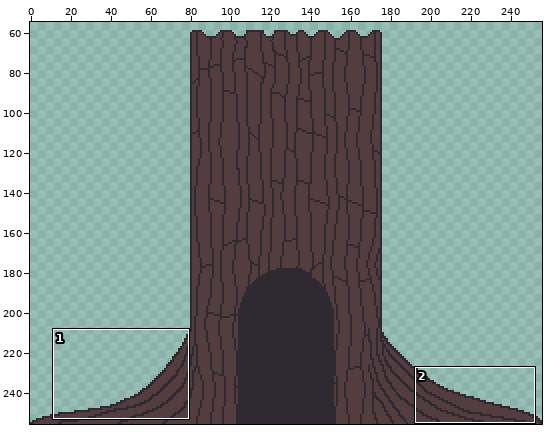
A pixel-art file gets an edit: Project/assets/world/building1.aseprite. Above: a wide view before the commit, with the close-up outlined.
Close-up. Earlier state:
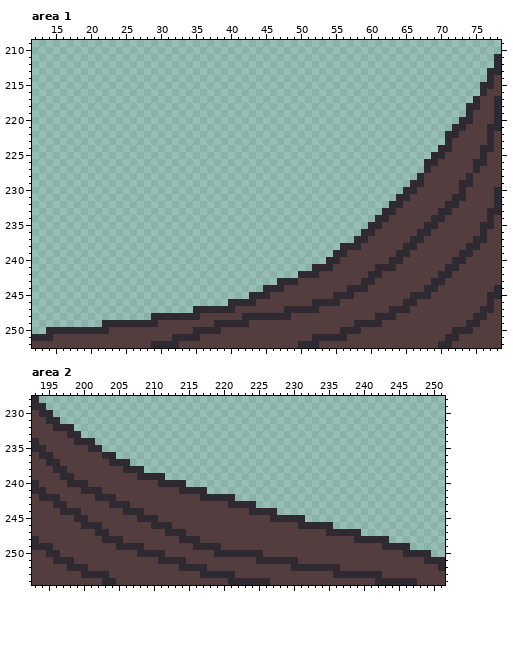
256x256 pixels, 1 frame. Colours within 5 levels of each other are drawn and written as one. Shown: area 1: x 12..78, y 209..252; area 2: x 193..251, y 228..254. The wide view leaves out empty margins.
After the commit:
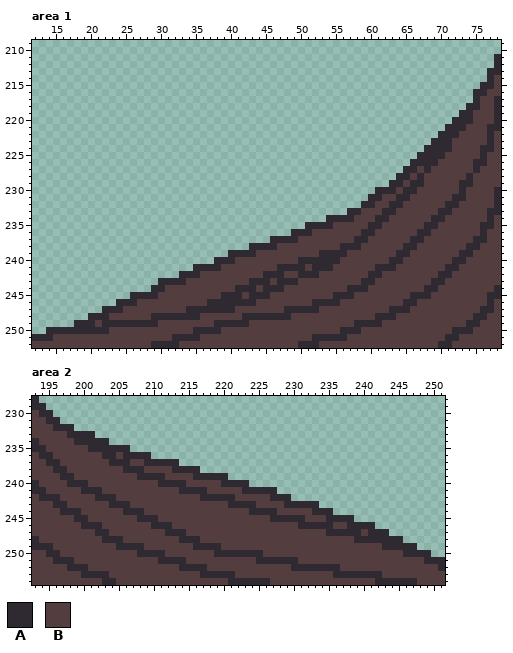
Palette (. is transparent): A #2f2931  B #533d3f
Diff:
layer "roots2" now shown
--- area 1, layer "roots2"
@@ x 12..78 @@
 215 ................................................................AAB
-216 ................................................................ABB
+216 ...............................................................AABB
 217 ...............................................................ABBA
 218 ..............................................................AABBA
-219 ..............................................................ABBBA
-220 .............................................................AABBBA
-221 ............................................................AABBBAA
-222 ...........................................................AABBBBAB
-223 ...........................................................ABBBBBAB
-224 ..........................................................AABBBBAAB
-225 .........................................................AABBBBBABB
-226 ........................................................AABBBBBAABB
-227 ........................................................ABBBBBBABBB
-228 .......................................................ABBBBBBABBBB
-229 ......................................................AABBBBBAABBBB
-230 .....................................................AABBBBBBABBBBA
-231 ....................................................AABBBBBBAABBBBA
-232 ...................................................AABBBBBBAABBBBBA
-233 ..................................................AABBBBBBAABBBBBAA
-234 .................................................AABBBBBBAABBBBBBAB
-235 ................................................AABBBBBBAABBBBBBAAB
-236 ...............................................AABBBBBBAABBBBBBBABB
-237 ..............................................AABBBBBBAABBBBBBBAABB
-238 ............................................AAABBBBBBAABBBBBBBAABBB
-239 ...........................................AABBBBBBBAABBBBBBBAABBBB
-240 ..........................................AABBBBBBBAABBBBBBBAABBBBB
-241 ........................................AAABBBBBBAAABBBBBBBAABBBBBB
-242 ......................................AAABBBBBBBAABBBBBBBBAABBBBBBB
-243 ...................................AAABBBBBBBBBAABBBBBBBBAABBBBBBBB
-244 .................................AAABBBBBBBBBAAABBBBBBBBAABBBBBBBBA
-245 ...............................AAABBBBBBBBBAAABBBBBBBBAAABBBBBBBBAA
-246 ............................AAAABBBBBBBBAAAABBBBBBBBBAABBBBBBBBBBAB
-247 .......................AAAAAABBBBBBBAAAAABBBBBBBBBBAAABBBBBBBBBBAAB
-248 .................AAAAAAABBBBBBAAAAAAABBBBBBBBBBBBAAABBBBBBBBBBBAABB
-249 ..........AAAAAAAABBBBBBBBAAAAABBBBBBBBBBBBBBBAAAABBBBBBBBBBBBAABBB
+219 .............................................................AABBBA
+220 ............................................................AAABBBA
+221 ...........................................................AAABBBAA
+222 ..........................................................AAABBBBAB
+223 .........................................................AAABBBBBAB
+224 ........................................................AAAABBBBAAB
+225 .......................................................AAAABBBBBABB
+226 ......................................................AAAABBBBBAABB
+227 .....................................................AABABBBBBBABBB
+228 ....................................................AABABBBBBBABBBB
+229 ...................................................AABAABBBBBAABBBB
+230 .................................................AAABAABBBBBBABBBBA
+231 ................................................AABBAABBBBBBAABBBBA
+232 ...............................................AABBAABBBBBBAABBBBBA
+233 .............................................AABBBAABBBBBBAABBBBBAA
+234 ..........................................AAAABBBAABBBBBBAABBBBBBAB
+235 .......................................AAAABBBBBAABBBBBBAABBBBBBAAB
+236 .....................................AAABBBBBBBAABBBBBBAABBBBBBBABB
+237 ..................................AAAABBBBBBBBAABBBBBBAABBBBBBBAABB
+238 ...............................AAAABBBBBBBBBAAABBBBBBAABBBBBBBAABBB
+239 ............................AAAABBBBBBBBBAAAABBBBBBBAABBBBBBBAABBBB
+240 ..........................AAABBBBBBBBBAAAAAABBBBBBBAABBBBBBBAABBBBB
+241 .......................AAAABBBBBBBBAAAABAAABBBBBBAAABBBBBBBAABBBBBB
+242 .....................AAABBBBBBBBBAAABBAAABBBBBBBAABBBBBBBBAABBBBBBB
+243 ..................AAAABBBBBBBBBAAABAAABBBBBBBBBAABBBBBBBBAABBBBBBBB
+244 .................AABBBBBBBBBBAAABAAABBBBBBBBBAAABBBBBBBBAABBBBBBBBA
+245 ..............AAAABBBBBBBBBAAABAAABBBBBBBBBAAABBBBBBBBAAABBBBBBBBAA
+246 ............AAABBBBBBBBBBAAAAAAABBBBBBBBAAAABBBBBBBBBAABBBBBBBBBBAB
+247 ..........AAABBBBBBBBBAAAAAAABBBBBBBAAAAABBBBBBBBBBAAABBBBBBBBBBAAB
+248 ........AAABBBBBBAAAAAAABBBBBBAAAAAAABBBBBBBBBBBBAAABBBBBBBBBBBAABB
+249 ......AAABAAAAAAAABBBBBBBBAAAAABBBBBBBBBBBBBBBAAAABBBBBBBBBBBBAABBB
 250 ..AAAAAAAAABBBBBBBBBBBBAAAABBBBBBBBBBBBBBBBBAAABBBBBBBBBBBBBAAABBBB
--- area 2, layer "roots2"
@@ x 193..251 @@
 232 BBBAAA.....................................................
-233 BBBBBAA....................................................
-234 ABBBBBAAA..................................................
-235 AABBBBBBAA.................................................
-236 BAABBBBBBBAA...............................................
-237 BBAABBBBBBBAAA.............................................
-238 BBBAABBBBBBBBAAA...........................................
-239 BBBBAABBBBBBBBBAAAA........................................
-240 ABBBBAAABBBBBBBBBBAAAA.....................................
-241 AABBBBBAAABBBBBBBBBBBAAAA..................................
-242 BAAABBBBBAAABBBBBBBBBBBBAAAAA..............................
-243 BBBAABBBBBBAAABBBBBBBBBBBBBBAAAA...........................
-244 BBBBAAABBBBBBAAABBBBBBBBBBBBBBBAAAA........................
-245 BBBBBBAABBBBBBBAAABBBBBBBBBBBBBBBBAAAAA....................
-246 BBBBBBBAAABBBBBBBAAABBBBBBBBBBBBBBBBBBAAAAA................
-247 BBBBBBBBBAABBBBBBBBAAABBBBBBBBBBBBBBBBBBBBAAAAA............
-248 ABBBBBBBBBAAABBBBBBBBAAABBBBBBBBBBBBBBBBBBBBBBAAAAA........
-249 AAABBBBBBBBBAAAABBBBBBBAAAABBBBBBBBBBBBBBBBBBBBBBBAAAA.....
+233 BBBBBAAAA..................................................
+234 ABBBBBAAAAA................................................
+235 AABBBBBBAAAAAA.............................................
+236 BAABBBBBBBAABAAAA..........................................
+237 BBAABBBBBBBAAABBAAAAA......................................
+238 BBBAABBBBBBBBAAABBBBAAAA...................................
+239 BBBBAABBBBBBBBBAAAABBBBAAAAA...............................
+240 ABBBBAAABBBBBBBBBBAAAABBBBBAAAA............................
+241 AABBBBBAAABBBBBBBBBBBAAAABBBBBAAAAA........................
+242 BAAABBBBBAAABBBBBBBBBBBBAAAAABBBBBAAA......................
+243 BBBAABBBBBBAAABBBBBBBBBBBBBBAAAABBBBAAAAA..................
+244 BBBBAAABBBBBBAAABBBBBBBBBBBBBBBAAAABBBBBAAA................
+245 BBBBBBAABBBBBBBAAABBBBBBBBBBBBBBBBAAAAABBBAAAA.............
+246 BBBBBBBAAABBBBBBBAAABBBBBBBBBBBBBBBBBBAAAAABBAAAA..........
+247 BBBBBBBBBAABBBBBBBBAAABBBBBBBBBBBBBBBBBBBBAAAAABAAA........
+248 ABBBBBBBBBAAABBBBBBBBAAABBBBBBBBBBBBBBBBBBBBBBAAAAAAA......
+249 AAABBBBBBBBBAAAABBBBBBBAAAABBBBBBBBBBBBBBBBBBBBBBBAAAAA....
 250 BBAABBBBBBBBBBBAAAABBBBBBBAAAAAAABBBBBBBBBBBBBBBBBBBBAAAA..
Pixel boxes of the changes (left, top, right, bottom) in both close-ups:
added: (74, 89, 480, 327)
added: (81, 431, 417, 550)
